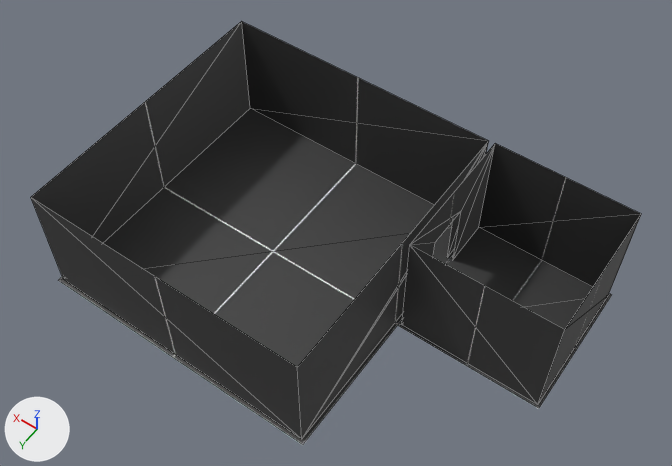
What one commit did to the glTF model break_room/break_room.gltf.
Both versions are drawn from a camera (50 mm lens) standing at (-15.16, 16.84, 30.01) and looking at (-2.82, -0.43, 2.86). Arrows for +X, +Y and +Z are at lower left; the lights stay in place. Mesh edges are drawn as thin lines. Where no turn or scale is listed for an object, it has been applied to the vertices. Vertices at the same position are counted once.

Names of what the first picture shows: 'BathroomFloor', 'BathroomInnerWall-col', 'LoungeFloor', 'LoungeInnerWall-col'.
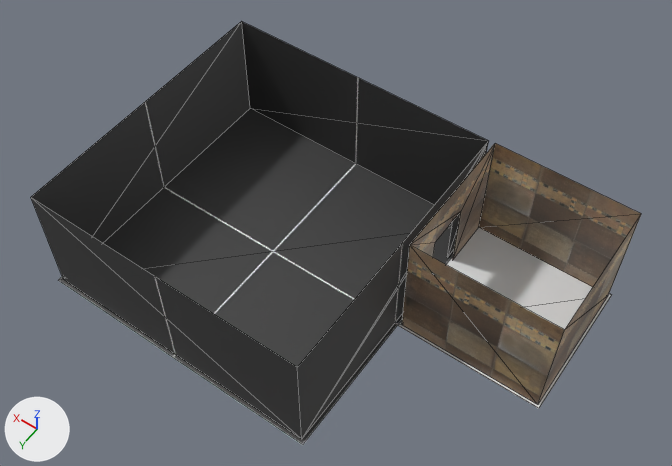
Edits to the bpy script that builds the scene:
```text
Add img_image:
    img_image = load_image('Image', '_unpacked/Image', 586, 607, 'sRGB')
Add img_bathroom_wall:
    img_bathroom_wall = load_image('bathroom_wall', '_unpacked/bathroom_wall', 512, 530, 'sRGB')
Add mat_bathroomwall:
    mat_bathroomwall = bpy.data.materials.new('BathroomWall')
    # colours: white #ffffff
    # uses the picture img_bathroom_wall
    # uses the picture img_image
Add mat_bathroomfloor:
    mat_bathroomfloor = principled_material('BathroomFloor')
    mat_bathroomfloor.base_color = (0.8, 0.8, 0.8)  # white #e7e7e7
Change me_plane_001:
    where me_plane_001.from_pydata(...)  # 4 vertices, 2 faces; spans x -3.0..3.0, y -3.0..3.0, z 0.0
    remove me_plane_001.materials.append(mat_floor)  # picture img_greybox_grey_grid
    add me_plane_001.materials.append(mat_bathroomfloor)  # white #e7e7e7
Change me_plane_007:
    where me_plane_007.from_pydata(...)  # 12 vertices, 12 faces; spans x -2.89..2.89, y -2.89..2.89, z 0.0..5.0
    used by ob_bathroominnerwall_col; location = (-9.0, -3.0, 0.0)
    remove me_plane_007.materials.append(mat_wall)  # picture img_break_room_greybox_grey_grid
    me_plane_007 part 1: texture (UV) coordinates of 12 of 12 faces, centred in x -2.89..2.89, y -2.89..2.89, z 1.67..4.37, changed; they spanned u 0.02..0.98, v 0.02..0.98 and now span u 0.0..1.0, v 0.0..1.0
    add me_plane_007.materials.append(mat_bathroomwall)
```

Changed parts and their boxes (x1, y1, x2, y2) in the pictures (672 x 466 px):
'BathroomInnerWall-col', recoloured, surface changed (black to brown)
    both: (402, 143, 641, 405)
'BathroomFloor', recoloured (black to grey)
    both: (398, 228, 612, 408)
